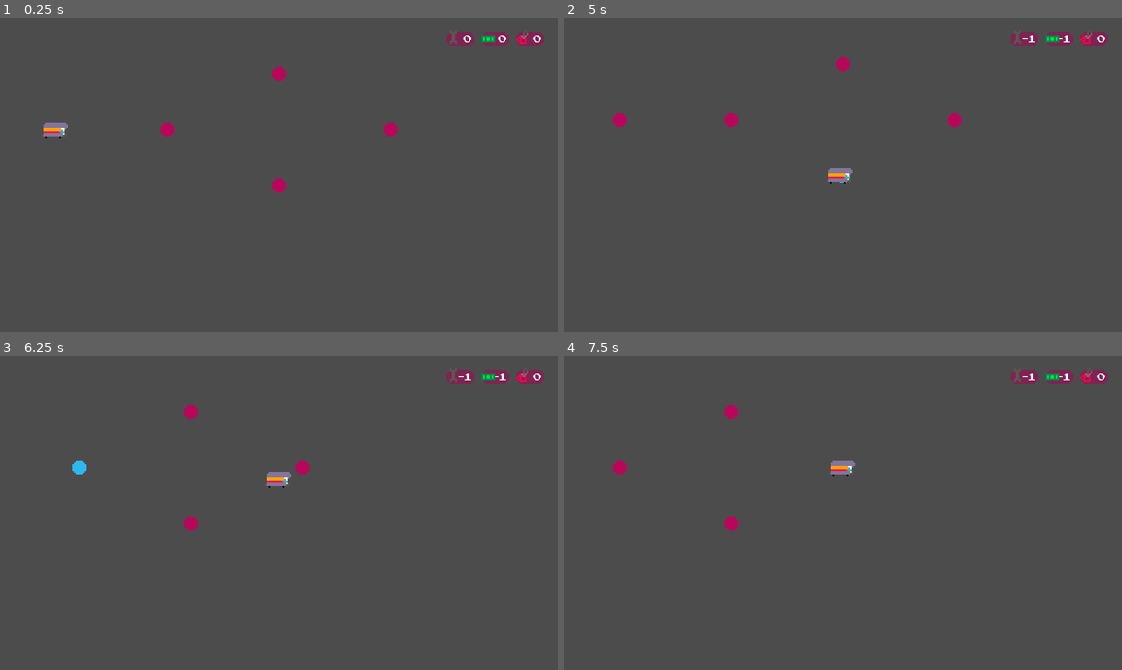
Above: before the commit, frames 1-4 (two rows, left to right).
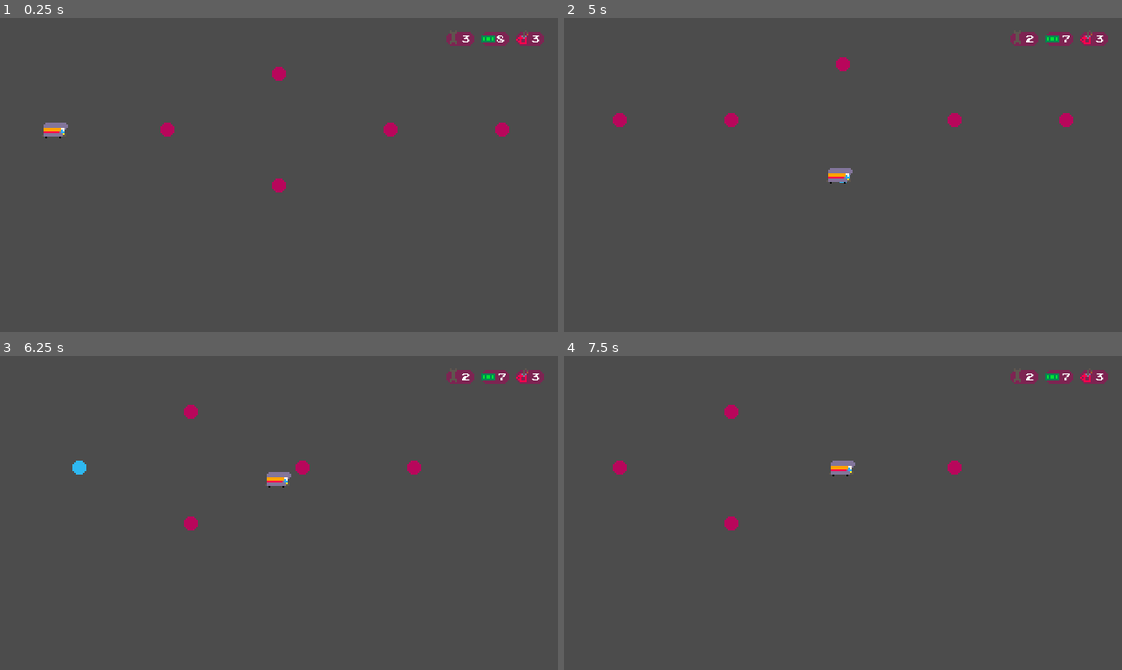
Above: after the commit, the same moments.

Repository: youssefevan/global-game-jam-2023
Game: Godot game, scene res://Scenes/TestingGrounds.tscn
Same seed, same stepped clock (60 frames per second), same inputs: the game is played once before the commit and once after it. This scene is started directly instead of the project's main scene.
Inputs (mouse positions are in pixels of both pictures, inside the frame that each line leads up to):
- Up to frame 1 (0.25 s): no input
- Up to frame 2 (5 s): tap Enter at 0.5 s; move the mouse to (619, 131) at 0.52 s; click (619, 131) at 0.6 s; tap Space at 1.25 s; move the mouse to (731, 131) at 1.27 s; click (731, 131) at 1.35 s; click "$1" at 2 s; move the mouse to (843, 184) at 2.77 s; click (843, 184) at 2.85 s; move the mouse to (843, 74) at 3.52 s; click (843, 74) at 3.6 s; click "-1 health" at 4.25 s
- Up to frame 3 (6.25 s): move the mouse to (390, 459) at 5.02 s; click (390, 459) at 5.1 s; move the mouse to (111, 465) at 5.77 s; click (111, 465) at 5.85 s
- Up to frame 4 (7.5 s): move the mouse to (870, 513) at 6.52 s; click (870, 513) at 6.6 s; tap Enter at 7.25 s; move the mouse to (759, 434) at 7.27 s; click (759, 434) at 7.35 s

The runs differ from the first frame. In frame 1, 0.2% of the frame differs, in the area x 82-98%, y 5-38%; in frame 2, 0.2%; in frame 3, 0.2%; in frame 4, 0.2%.

Commit message:
Gameover

Diff:
--- a/Global Game Jam 2023/Scenes/TestingGrounds.tscn
+++ b/Global Game Jam 2023/Scenes/TestingGrounds.tscn
@@ -37,6 +37,10 @@
 position = Vector2( 224, 64 )
 number = 3
 
+[node name="City6" parent="." instance=ExtResource( 1 )]
+position = Vector2( 288, 64 )
+number = 4
+
 [node name="Player" parent="." instance=ExtResource( 2 )]
 position = Vector2( 64, 44 )
 starting_city_node = NodePath("../City")
@@ -46,3 +50,4 @@
 [connection signal="new_target_city" from="City3" to="Player" method="_on_City3_new_target_city"]
 [connection signal="new_target_city" from="City4" to="Player" method="_on_City4_new_target_city"]
 [connection signal="new_target_city" from="City5" to="Player" method="_on_City5_new_target_city"]
+[connection signal="new_target_city" from="City6" to="Player" method="_on_City6_new_target_city"]
--- a/Global Game Jam 2023/Scripts/global.gd
+++ b/Global Game Jam 2023/Scripts/global.gd
@@ -12,16 +12,20 @@
 var arrived := true
 
 #Counters
-var health = 0
-var fuel = 0
+var health = 3
+var fuel = 3
 var food = 0
-var money = 0
+var money = 8
 
 var spare_tire := false
 
 var random = RandomNumberGenerator.new()
 
 onready var player : Player
+
+func _physics_process(delta):
+	if health == 0 || fuel == 0:
+		get_tree().change_scene("res://Scenes/GameOver.tscn")
 
 func get_encounter():
 	random.randomize()
--- a/Global Game Jam 2023/Scripts/player.gd
+++ b/Global Game Jam 2023/Scripts/player.gd
@@ -54,3 +54,6 @@
 
 func _on_City5_new_target_city():
 	move()
+
+func _on_City6_new_target_city():
+	move()
